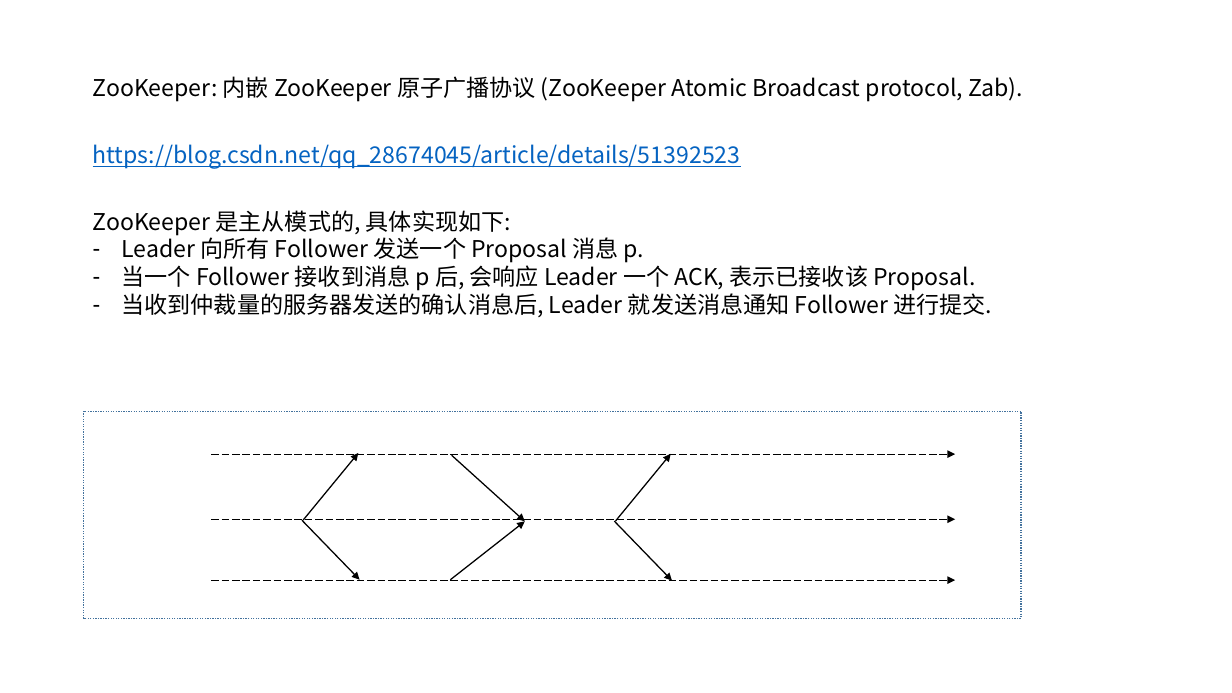
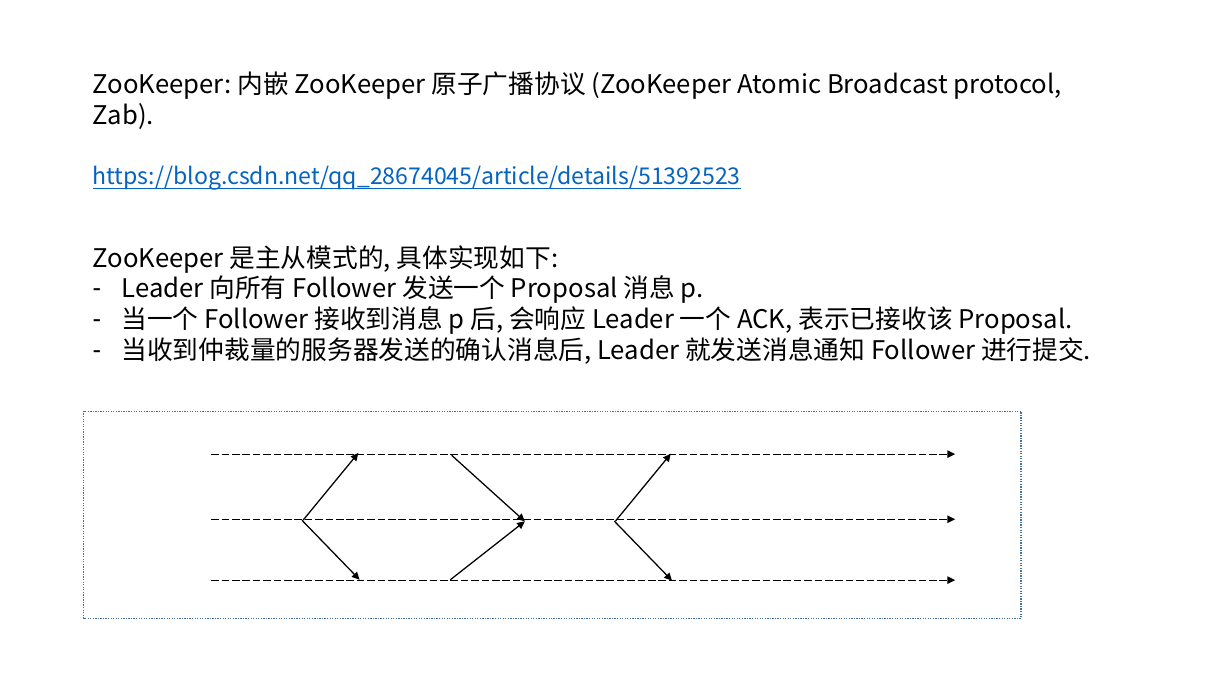
Before and after one commit to zozospider/note, a slide deck: slide 22 of data-system/ZooKeeper_share1_v3.pptx (slide 21 before the commit). Drawn at 1232x693 pixels with LibreOffice and Linux fonts; fonts in the diff are those of the drawing. Boxes give left, top, right and bottom in pixels: in the first picture for what was removed or moved away, otherwise in the second. Text is boxed around its words. In the diff, an @@ line names an element or a change of style, - is before the commit and + after.

```diff
--- a/data-system/ZooKeeper_share1_v3.pptx
+++ b/data-system/ZooKeeper_share1_v3.pptx
@@ text "ZooKeeper: 内嵌 ZooKeeper 原子广播协议 (ZooKeeper ..." at bbox=[93, 71, 1062, 129]: size 18 to 20 pt @@
@@ text "https://blog.csdn.net/qq_28674045/article/details/51392523": place and size @@
-text "https://blog.csdn.net/qq_28674045/article/details/51392523" at bbox=[93, 144, 741, 169]
+text "https://blog.csdn.net/qq_28674045/article/details/51392523" at bbox=[93, 165, 741, 190]
@@ text "ZooKeeper 是主从模式的, 具体实现如下:" at bbox=[93, 245, 1091, 364]: size 18 to 20 pt @@
@@ text "ZooKeeper 是主从模式的, 具体实现如下:": place and size @@
-text "ZooKeeper 是主从模式的, 具体实现如下:" at bbox=[93, 210, 993, 317]
+text "ZooKeeper 是主从模式的, 具体实现如下:" at bbox=[93, 245, 1091, 364]
```
Also in this commit, not shown: 13 other slides changed, 2 slides added, 1 slide removed.
